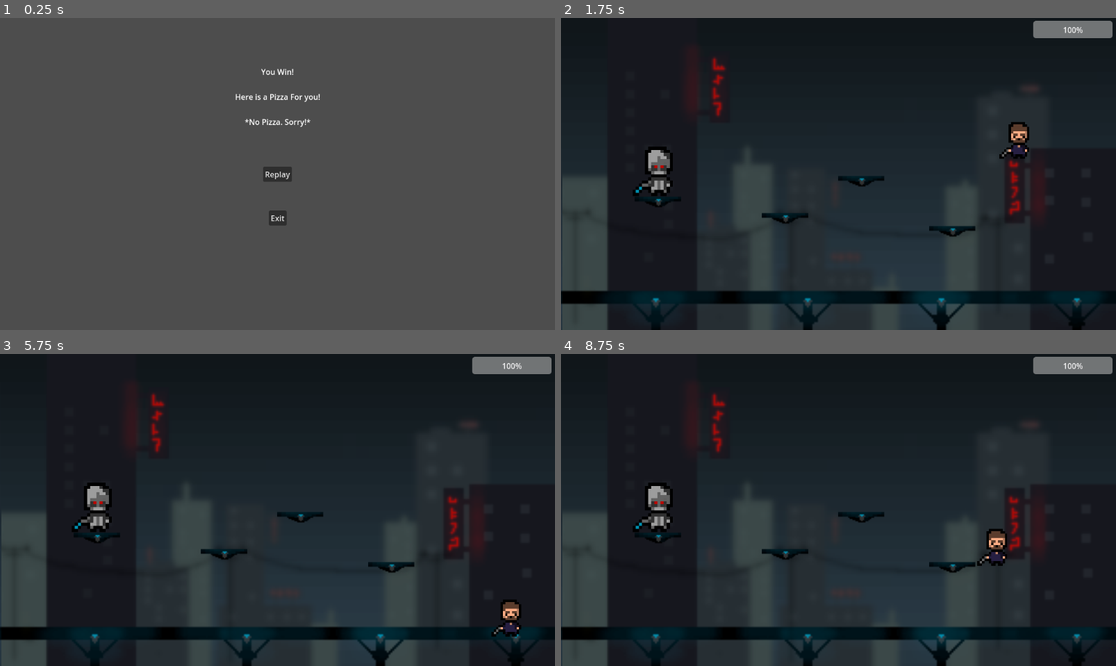
Above: before the commit, frames 1-4 (two rows, left to right).
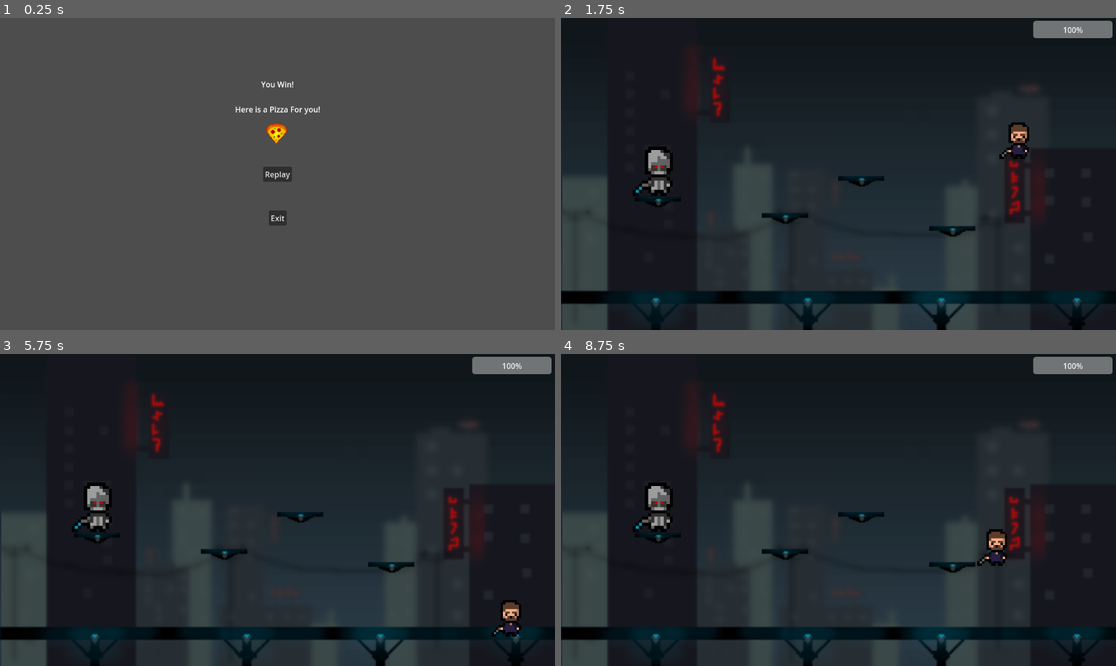
Above: after the commit, the same moments.

Repository: BadNerd/Terminated
Game: Godot game, scene res://UI/Win.tscn
Two runs of this game, one before a commit and one after it. Both use one fixed random seed, a clock stepped at 60 frames per second and the inputs below. This scene is started directly instead of the project's main scene.
Inputs:
- Up to frame 1 (0.25 s): no input
- Up to frame 2 (1.75 s): click "Replay" at 0.5 s; tap Enter (ui_accept) at 1.25, 1.52 s; hold Right (ui_right) from 1.28 s (still down); hold R (rocket) from 1.28 s (still down)
- Up to frame 3 (5.75 s): release R (rocket) at 2.03 s; tap R (rocket) at 2.1, 4.35 s; tap Enter (ui_accept) at 2.27, 4.25, 4.52, 5.27 s; release Right (ui_right) at 2.78 s; hold Left (ui_left) 2.78-3.5 s; hold R (rocket) 2.78-3.5 s; click "Respawn" at 3.5 s; hold Right (ui_right) from 4.28 s (still down); hold R (rocket) from 5.03 s (still down)
- Up to frame 4 (8.75 s): release Right (ui_right) at 5.78 s; release R (rocket) at 5.78 s; hold Left (ui_left) 5.78-6.5 s; tap R (rocket) at 5.85, 8.1 s; tap Enter (ui_accept) at 6.02, 7.25, 8.27 s; click "Respawn" at 6.5 s; hold Right (ui_right) 7.28-8.03 s; hold R (rocket) 7.28-8.03 s; hold Left (ui_left) from 8.03 s (still down)

The runs differ from the first frame. In frame 1, 0.7% of the frame differs, in the area x 42-58%, y 16-41%; in frame 2, less than 0.1%; in frame 3, less than 0.1%; in frame 4, less than 0.1%.

Commit message:
Terminators can shoot?!

Diff:
--- a/Game/Enemy/Enemy.gd
+++ b/Game/Enemy/Enemy.gd
@@ -1,20 +1,33 @@
 extends CharacterBody2D
 
-
+@export var shoots = true
+var rng = RandomNumberGenerator.new()
+var rocket_pre = preload("res://Enemy/Rocket/Terminator Rocket.tscn")
 const SPEED = 300.0
 const JUMP_VELOCITY = -400.0
 
 # Get the gravity from the project settings to be synced with RigidBody nodes.
 var gravity = ProjectSettings.get_setting("physics/2d/default_gravity")
 
+func _ready():
+	if shoots:
+		$Timer.wait_time = rng.randi_range(3, 10)
+		$Timer.start()
 
 func _physics_process(delta):
 	if not is_on_floor():
 		velocity.y += gravity * delta
 	move_and_slide()
 
-
 func _on_area_2d_body_entered(body):
 	if body.name == "Player":
 		pass
-		#get_tree().change_scene_to_file("res://UI/Death.tscn")
+
+func spawn_rocket():
+	var r = rocket_pre.instantiate()
+	add_child(r)
+
+func _on_timer_timeout():
+	spawn_rocket()
+	$Timer.wait_time = rng.randi_range(5, 20)
+	$Timer.start()
--- a/Game/Enemy/Enemy.tscn
+++ b/Game/Enemy/Enemy.tscn
@@ -36,5 +36,9 @@
 [node name="Terminator" type="Sprite2D" parent="."]
 texture = ExtResource("1_xpf6v")
 
+[node name="Timer" type="Timer" parent="."]
+wait_time = 15.0
+
 [connection signal="body_entered" from="EnemyLeft" to="." method="_on_area_2d_body_entered"]
 [connection signal="body_entered" from="EnemyRight" to="." method="_on_area_2d_body_entered"]
+[connection signal="timeout" from="Timer" to="." method="_on_timer_timeout"]
--- /dev/null
+++ b/Game/Enemy/Rocket/Terminator Rocket.gd
@@ -0,0 +1,10 @@
+extends Area2D
+var speed = 8
+
+func _process(delta):
+	position.x += speed
+
+func _on_body_entered(body):
+	if body.name == "Player":
+		body.health -= 50
+		queue_free()
--- /dev/null
+++ b/Game/Enemy/Rocket/Terminator Rocket.tscn
@@ -0,0 +1,20 @@
+[gd_scene load_steps=4 format=3 uid="uid://bxr4dgnd3hjw5"]
+
+[ext_resource type="Script" path="res://Enemy/Rocket/Terminator Rocket.gd" id="1_gp20x"]
+[ext_resource type="Texture2D" uid="uid://cxaf52pnr0tdb" path="res://Assets/Terminator_Rocket.png" id="2_p0pis"]
+
+[sub_resource type="RectangleShape2D" id="RectangleShape2D_e20wd"]
+size = Vector2(168, 78)
+
+[node name="Terminator Rocket" type="Area2D"]
+script = ExtResource("1_gp20x")
+
+[node name="TerminatorRocket" type="Sprite2D" parent="."]
+rotation = 1.5708
+texture = ExtResource("2_p0pis")
+
+[node name="CollisionShape2D" type="CollisionShape2D" parent="."]
+position = Vector2(-1, -6)
+shape = SubResource("RectangleShape2D_e20wd")
+
+[connection signal="body_entered" from="." to="." method="_on_body_entered"]
--- a/Game/Player/Player.gd
+++ b/Game/Player/Player.gd
@@ -29,8 +29,15 @@
 
 	move_and_slide()
 
+func _on_area_2d_body_entered(body):
+	if body.name == "Enemy":
+		health -= 5
+		print(health)
 
 func _on_area_2d_area_entered(area):
+	if area.name == "Enemy":
+		health -= 5
+		print(health)
 	if area.name == "EnemyLeft":
 		health -= 5
 		print(health)
--- a/Game/Player/Player.tscn
+++ b/Game/Player/Player.tscn
@@ -4,7 +4,7 @@
 [ext_resource type="Texture2D" uid="uid://bqq0ldxat5ite" path="res://Assets/Player_t.png" id="2_k7u83"]
 
 [sub_resource type="RectangleShape2D" id="RectangleShape2D_begjn"]
-size = Vector2(72, 78)
+size = Vector2(72, 77)
 
 [node name="Player" type="CharacterBody2D"]
 script = ExtResource("1_hgdft")
@@ -20,7 +20,8 @@
 [node name="Area2D" type="Area2D" parent="."]
 
 [node name="CollisionShape2D2" type="CollisionShape2D" parent="Area2D"]
-position = Vector2(-2, -1)
+position = Vector2(-2, -0.5)
 shape = SubResource("RectangleShape2D_begjn")
 
 [connection signal="area_entered" from="Area2D" to="." method="_on_area_2d_area_entered"]
+[connection signal="body_entered" from="Area2D" to="." method="_on_area_2d_body_entered"]
--- a/Game/Player/Rocket/Rocket.gd
+++ b/Game/Player/Rocket/Rocket.gd
@@ -13,5 +13,8 @@
 	if body.name == "Enemy":
 		body.queue_free()
 		queue_free()
+	if body.name == "Terminator Rocket":
+		body.queue_free()
+		queue_free()
 	if body.name == "Player": #or body.name == "Platforms":
 		queue_free()
--- a/Game/UI/Win.tscn
+++ b/Game/UI/Win.tscn
@@ -1,6 +1,7 @@
-[gd_scene load_steps=2 format=3 uid="uid://cxk2xwyeqtr1b"]
+[gd_scene load_steps=3 format=3 uid="uid://cxk2xwyeqtr1b"]
 
 [ext_resource type="Script" path="res://UI/Win.gd" id="1_482pa"]
+[ext_resource type="Texture2D" uid="uid://chmucpovxr3u2" path="res://Assets/Pizza.png" id="2_kgjyg"]
 
 [node name="Win" type="Control"]
 layout_mode = 3
@@ -29,8 +30,7 @@
 text = "You Win!
 
 Here is a Pizza For you!
-
-*No Pizza. Sorry!*"
+"
 horizontal_alignment = 1
 
 [node name="Replay" type="Button" parent="."]
@@ -63,5 +63,10 @@
 grow_vertical = 2
 text = "Exit"
 
+[node name="Pizza" type="Sprite2D" parent="."]
+position = Vector2(574, 241)
+scale = Vector2(1.5, 1.5)
+texture = ExtResource("2_kgjyg")
+
 [connection signal="pressed" from="Replay" to="." method="_on_replay_pressed"]
 [connection signal="pressed" from="Exit" to="." method="_on_exit_pressed"]
Binary file added: Game/Assets/Pizza.png
Not shown, added: Game/Assets/Pizza.png.import
Binary file added: Game/Assets/Terminator_Rocket.png
Not shown, added: Game/Assets/Terminator_Rocket.png.import
